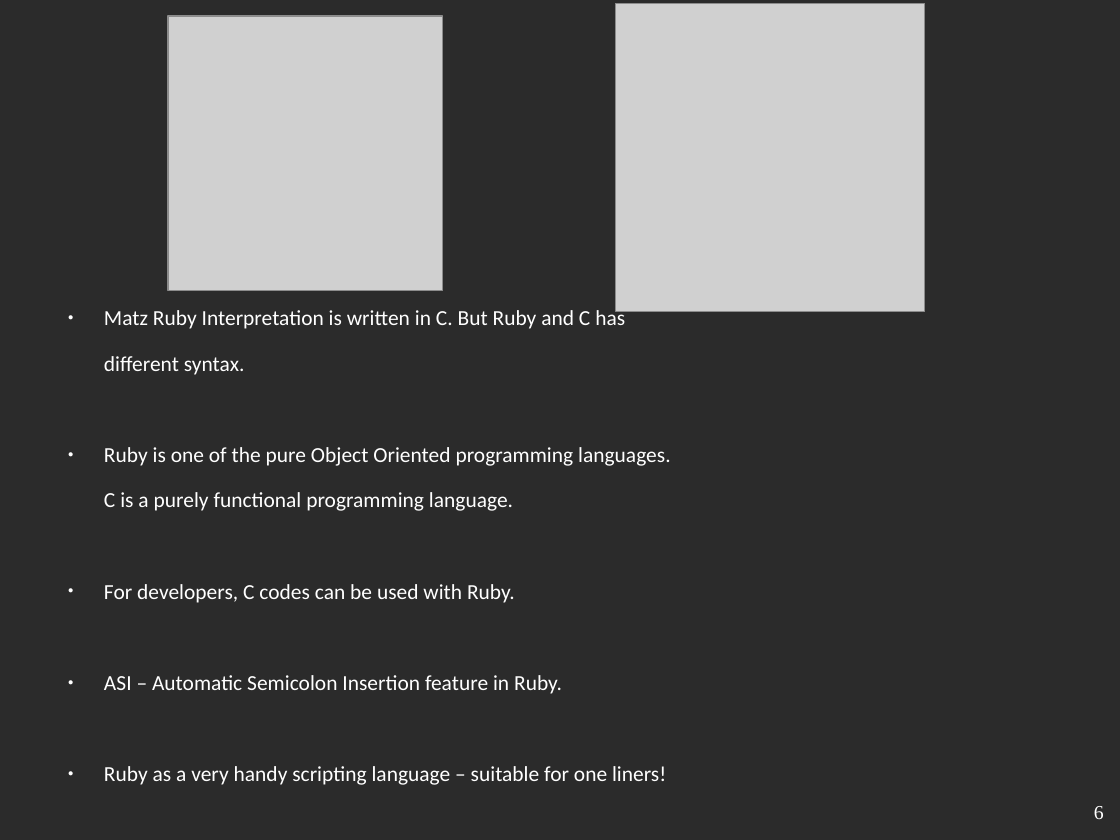
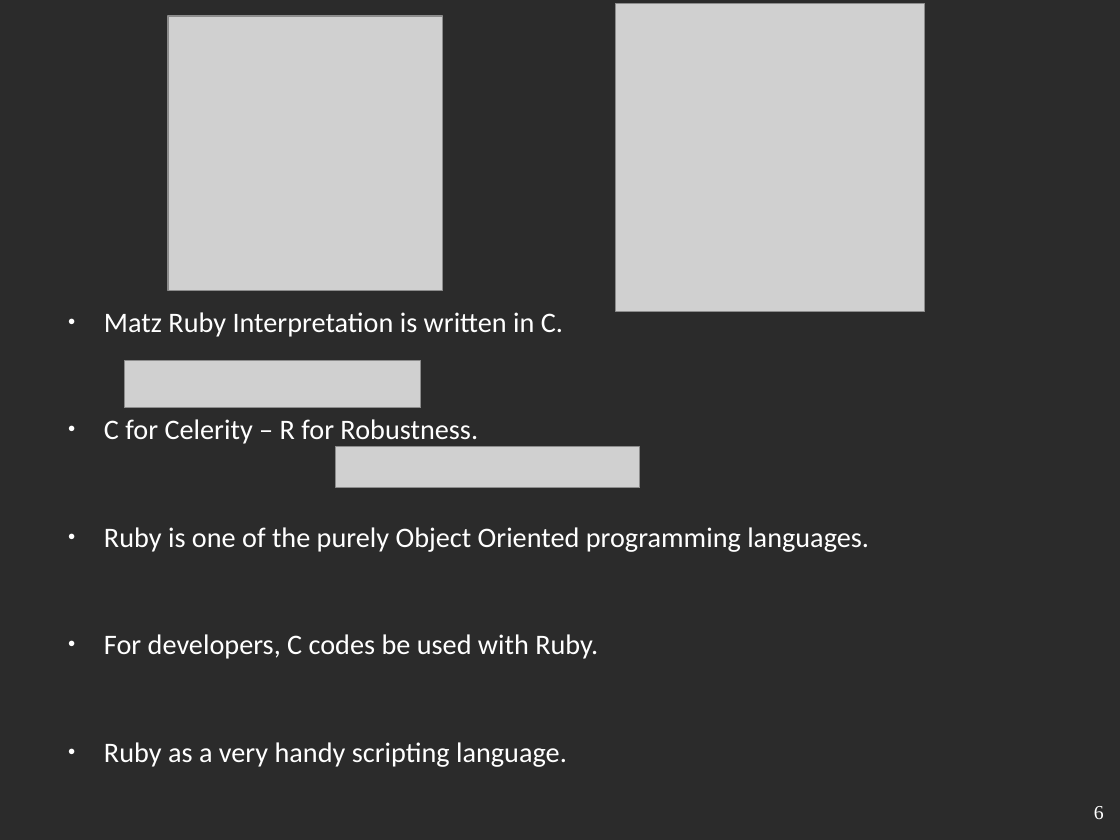
Before and after one commit to Souravgoswami/ruby-masterclass, a slide deck: slide 6 of Section 1: Getting Started/intro.odp. Drawn at 1120x840 pixels with LibreOffice and Linux fonts; fonts in the diff are those of the drawing; grey boxes stand for pictures; background and template pictures are left out; a plain dark background stands for a picture behind light text. Boxes give left, top, right and bottom in pixels: in the first picture for what was removed or moved away, otherwise in the second. Text is boxed around its words. In the diff, an @@ line names an element or a change of style, - is before the commit and + after.

```diff
--- a/Section 1: Getting Started/intro.odp
+++ b/Section 1: Getting Started/intro.odp
@@ text at box(104, 312, 869, 767): text changed; size 15.2 to 20 pt @@
-● Matz Ruby Interpretation is written in C. But Ruby and C has
-different syntax.
-● Ruby is one of the pure Object Oriented programming languages.
-C is a purely functional programming language.
-● For developers, C codes can be used with Ruby.
-● ASI – Automatic Semicolon Insertion feature in Ruby.
-● Ruby as a very handy scripting language – suitable for one liners!
+● Matz Ruby Interpretation is written in C.
+● C for Celerity – R for Robustness.
+● Ruby is one of the purely Object Oriented programming languages.
+● For developers, C codes be used with Ruby.
+● Ruby as a very handy scripting language.
@@ picture added at box(124, 361, 421, 409) @@
@@ picture added at box(336, 447, 640, 488) @@
```
Also in this commit, not shown: 2 other slides changed, 1 other file.
